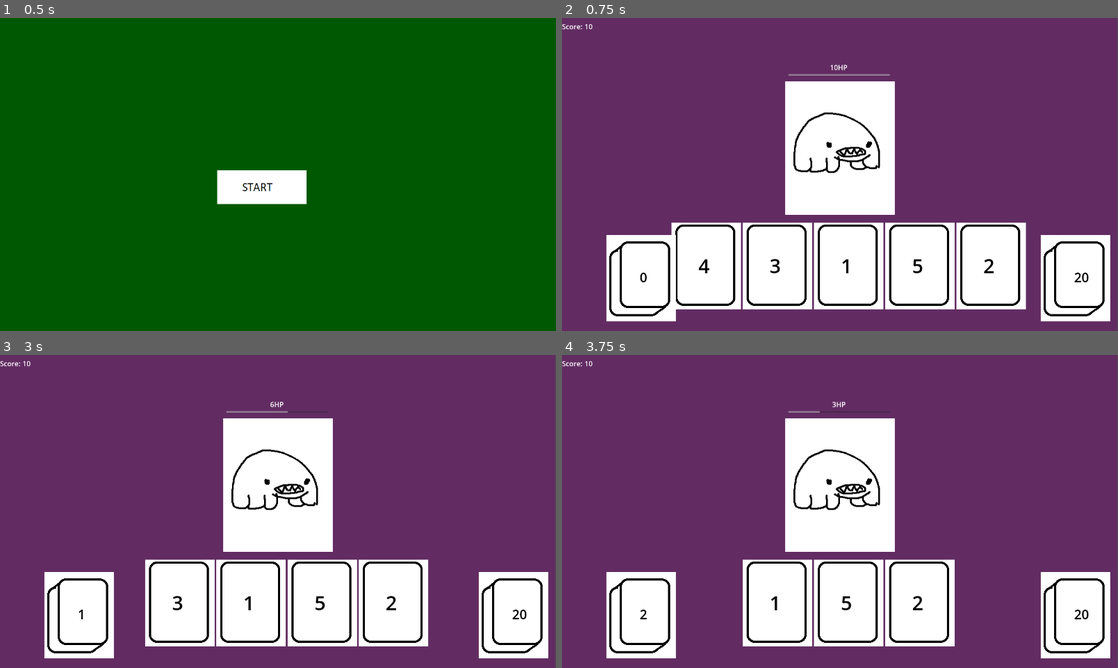
Above: before the commit, frames 1-4 (two rows, left to right).
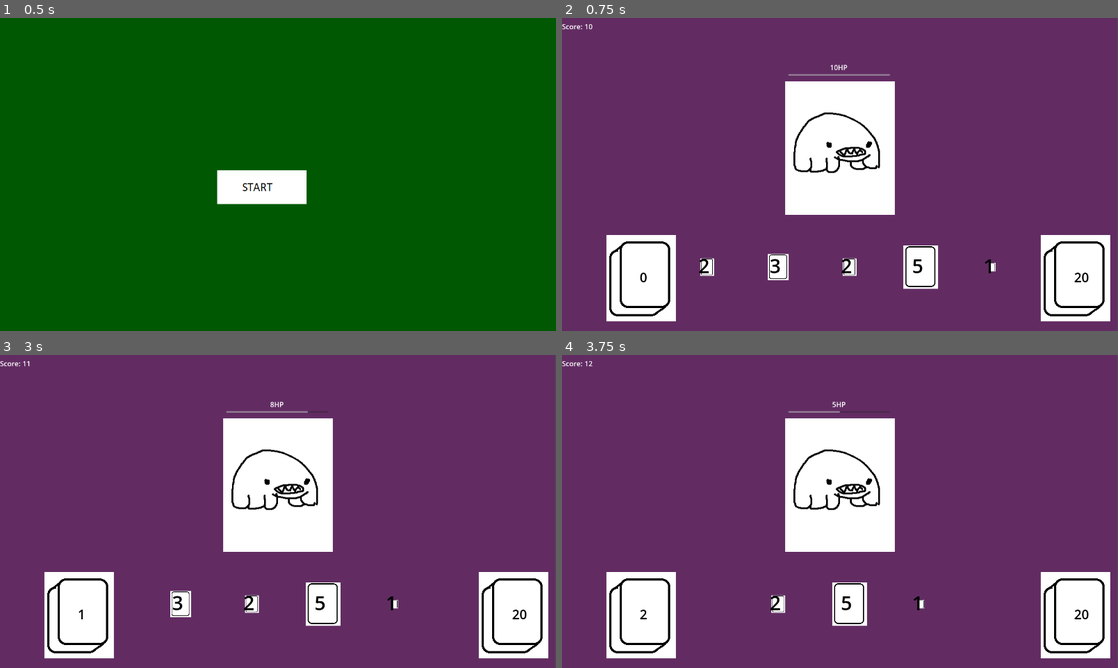
Above: after the commit, the same moments.

Repository: SebMarson/gmtk-gamejam-2024
Game: Godot game, scene res://scenes/start_screen.tscn
Same seed, same stepped clock (60 frames per second), same inputs: the game is played once before the commit and once after it.
Inputs (mouse positions are in pixels of both pictures, inside the frame that each line leads up to):
- Up to frame 1 (0.5 s): no input
- Up to frame 2 (0.75 s): click (823, 187) at 0.5 s
- Up to frame 3 (3 s): tap Enter at 1.25, 2.75 s; move the mouse to (511, 614) at 1.27 s; click (511, 614) at 1.42 s; tap Space at 2 s; move the mouse to (77, 614) at 2.02 s; click (77, 614) at 2.17 s; move the mouse to (144, 602) at 2.77 s; click (144, 602) at 2.92 s
- Up to frame 4 (3.75 s): tap Space at 3.5 s; move the mouse to (739, 602) at 3.52 s; click (739, 602) at 3.67 s

Frame 1 is identical in both runs. In frame 2, 16% of the frame differs, in the area x 19-84%, y 65-94%; in frame 3, 13%; in frame 4, 9.7%.

Commit message:
Refactoring around discarding your hand, playing cards, discarding cards, etc

Diff:
--- a/scenes/card.gd
+++ b/scenes/card.gd
@@ -13,14 +13,12 @@
 
 func _init() -> void:
 	print("Created a card")
-	damage = RandomNumberGenerator.new().randi_range(1, 5)
 	effect = ""
 	essence = null
 	inPlay = false
 
 # Called when the node enters the scene tree for the first time.
 func _ready() -> void:
-	print("Card drawn")
 	custom_minimum_size = $CardSprite.texture.get_size()
 	$Label.text = str(damage)
 	selected = false
@@ -37,6 +35,9 @@
 func setLevel(levelRef) -> void:
 	level = levelRef
 
+func setDamage(damage) -> void:
+	self.damage = damage
+
 func setEssence(ess) -> void:
 	print("Card essence set to " + ess)
 	essence = ess
@@ -45,20 +46,45 @@
 	$CardSprite.material = level.shaders.get(ess)
 	print("Card sprite material updated")
 
+# Called when this card is drawn
+func drawn() -> void:
+	print("Card drawn")
+	var scaleFactor = float(damage)/float(level.score)
+	$CardSprite.scale = Vector2(scaleFactor, scaleFactor)
+
+	# Mark self as in play
+	inPlay = true
+
+# Called when this card is discarded during play
+func discard() -> void:
+	print("Card discarded")
+	# Scale back to normal
+	$CardSprite.scale = Vector2(1, 1)
+
+	# Mark self as no longer in play
+	inPlay = false
+
+	# Remove self from hand
+	level.hand.removeCardFromHand(self)
+
+	# Add self to discard deck
+	level.discardDeck.addCard(self)
+
+
 func play_card() -> void:
 	print("Card clicked on")
 	if (inPlay):
+		# Do damage
 		if (damage > 0) and (level.currentMonster != null):
 			level.currentMonster.dealDamage(self, damage)
 
-		# Remove this card from the hand
-		level.hand.removeCard(self)
+		# Do effects
+		match(effect):
+			_:
+				print("No effect on card")
 
-		# Add this card to the discard deck
-		level.discardDeck.addCard(self)
-
-		# Mark self as no longer in play
-		inPlay = false
+		# Discard
+		discard()
 
 		# Prompt level to do its post user-go stuff
 		level.postUserGo()
--- a/scenes/card.tscn
+++ b/scenes/card.tscn
@@ -44,6 +44,6 @@
 text = "test"
 
 [node name="CardSprite" type="Sprite2D" parent="."]
+position = Vector2(82, 102)
 texture = ExtResource("1_ugj55")
-centered = false
 script = SubResource("GDScript_w4t4v")
--- a/scenes/deck.gd
+++ b/scenes/deck.gd
@@ -28,12 +28,15 @@
 	var cardScene : PackedScene = load("res://scenes/card.tscn")
 	if (DECK_SIZE > 0):
 		for n in DECK_SIZE:
-			cards.append(cardScene.instantiate())
+			var damage = RandomNumberGenerator.new().randi_range(1, 5)
+			var newCard = cardScene.instantiate()
+			newCard.setDamage(damage)
+			newCard.setLevel(level)
+			cards.append(newCard)
 	$Label.text = str(cards.size())
 
 func drawCard() -> Node:
 	var card = getCardAtRandom()
-	card.inPlay = true
 	return card
 
 func getCardAtRandom() -> Node:
--- a/scenes/hand.gd
+++ b/scenes/hand.gd
@@ -19,29 +19,25 @@
 	for n in (MAX_HAND_SIZE - cards.size()):
 		var card = level.drawDeck.drawCard()
 		if card != null:
-			cards.append(card)
+			card.drawn()
+			addCardToHand(card)
 		else:
 			print("No more cards in the deck!!")
 
-	for card in cards:
-		card.setLevel(level)
-		$HandHBoxContainer.add_child(card)
-
 func discardHand() -> void:
-	# REMEMBER THIS IS ARRAY NOT ARRAYLIST, ITERATING AND REMOVING IS BAD
-	for card in cards:
-		# Remove this card from the hand on screen
-		$HandHBoxContainer.remove_child(card)
-
-		# Add this card to the discard deck
-		level.discardDeck.addCard(card)
-
-		# Mark self as no longer in play
-		card.inPlay = false
+	print("Discarding hand")
+	# while there are cards in your hand, discard them
+	while (cards.size() > 0):
+		var card = cards[0]
+		card.discard()
 
 	# Clear cards array
 	cards = []
 
-func removeCard(card) -> void:
+func addCardToHand(card) -> void:
+	cards.append(card)
+	$HandHBoxContainer.add_child(card)
+
+func removeCardFromHand(card) -> void:
 	cards.erase(card)
 	$HandHBoxContainer.remove_child(card)
--- a/scenes/monsters/tardigrade.tscn
+++ b/scenes/monsters/tardigrade.tscn
@@ -4,6 +4,7 @@
 
 [node name="Monster" instance=ExtResource("1_0ol34")]
 NAME = "TARDIGRADE"
+ATTACK = -1
 ESSENCE = "STRONG"
 IMG_PATH = "res://graphics/monsters/tardigrade.png"
 SIZE = 5
